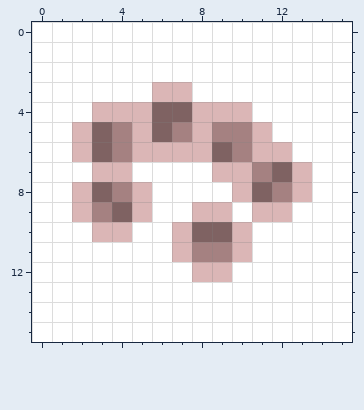
Pixel-art sprite -- the echo of the angels/assets/particle/enemy_death2.png. That is the earlier state.
The file is 16x16 pixels.
The result:
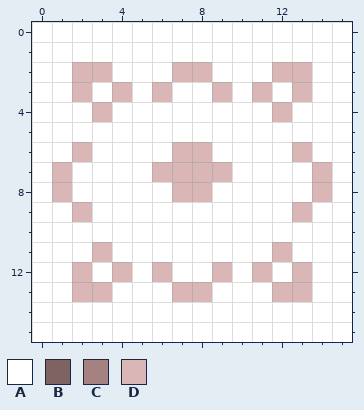
Palette (. is transparent): A #ffffff  B #7f6262  C #a58181  D #dbb6b6
Log entry: Redesigned animation for enemy death
Changes in this commit:
{"y":2,"x":2,"old":"AA","new":"DD"}
{"y":2,"x":7,"old":"AA","new":"DD"}
{"y":2,"x":12,"old":"AA","new":"DD"}
{"y":3,"x":2,"old":"A","new":"D"}
{"y":3,"x":4,"old":"A","new":"D"}
{"y":3,"x":7,"old":"D","new":"A"}
{"y":3,"x":9,"old":"A","new":"D"}
{"y":3,"x":11,"old":"A","new":"D"}
{"y":3,"x":13,"old":"A","new":"D"}
{"y":4,"x":4,"old":"DDBBDDD","new":"AAAAAAA"}
{"y":4,"x":12,"old":"A","new":"D"}
{"y":5,"x":2,"old":"DBCDBCDCCD","new":"AAAAAAAAAA"}
{"y":6,"x":3,"old":"BCDD","new":"AAAA"}
{"y":6,"x":9,"old":"BCDDA","new":"AAAAD"}
{"y":7,"x":1,"old":"A","new":"D"}
{"y":7,"x":3,"old":"DD","new":"AA"}
{"y":7,"x":6,"old":"AAA","new":"DDD"}
{"y":7,"x":10,"old":"DCBDA","new":"AAAAD"}
{"y":8,"x":1,"old":"ADBCD","new":"DAAAA"}
{"y":8,"x":7,"old":"AA","new":"DD"}
{"y":8,"x":10,"old":"DBCDA","new":"AAAAD"}
{"y":9,"x":3,"old":"CBD","new":"AAA"}
{"y":9,"x":8,"old":"DD","new":"AA"}
{"y":9,"x":11,"old":"DDA","new":"AAD"}
{"y":10,"x":3,"old":"DD","new":"AA"}
{"y":10,"x":7,"old":"DBBD","new":"AAAA"}
{"y":11,"x":3,"old":"A","new":"D"}
{"y":11,"x":7,"old":"DCCD","new":"AAAA"}
{"y":11,"x":12,"old":"A","new":"D"}
{"y":12,"x":2,"old":"A","new":"D"}
{"y":12,"x":4,"old":"A","new":"D"}
{"y":12,"x":6,"old":"A","new":"D"}
{"y":12,"x":8,"old":"D","new":"A"}
{"y":12,"x":11,"old":"A","new":"D"}
{"y":12,"x":13,"old":"A","new":"D"}
{"y":13,"x":2,"old":"AA","new":"DD"}
{"y":13,"x":7,"old":"AA","new":"DD"}
{"y":13,"x":12,"old":"AA","new":"DD"}
{"label":"changed","picture_box":[52,62,332,302]}
